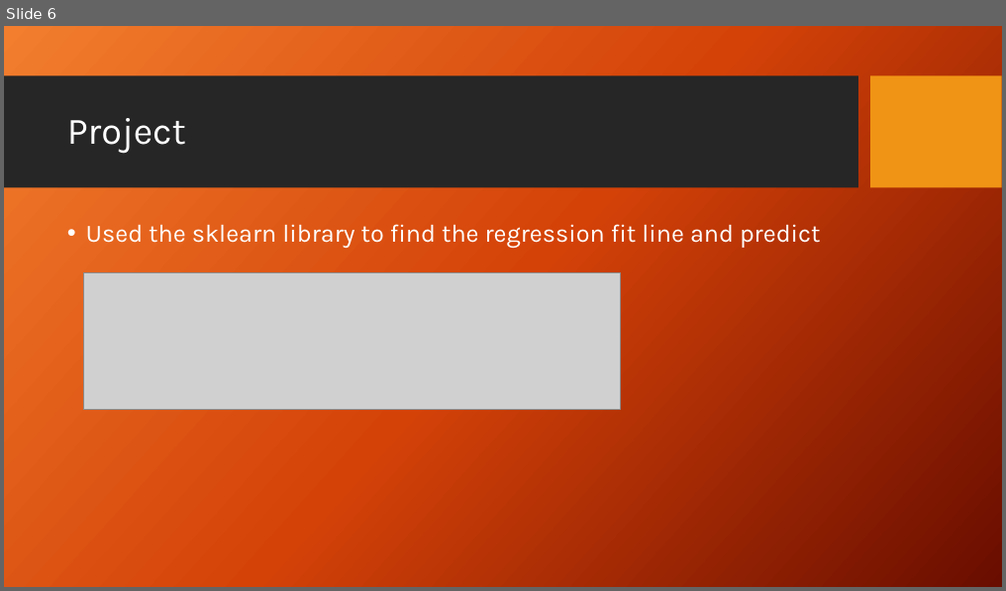
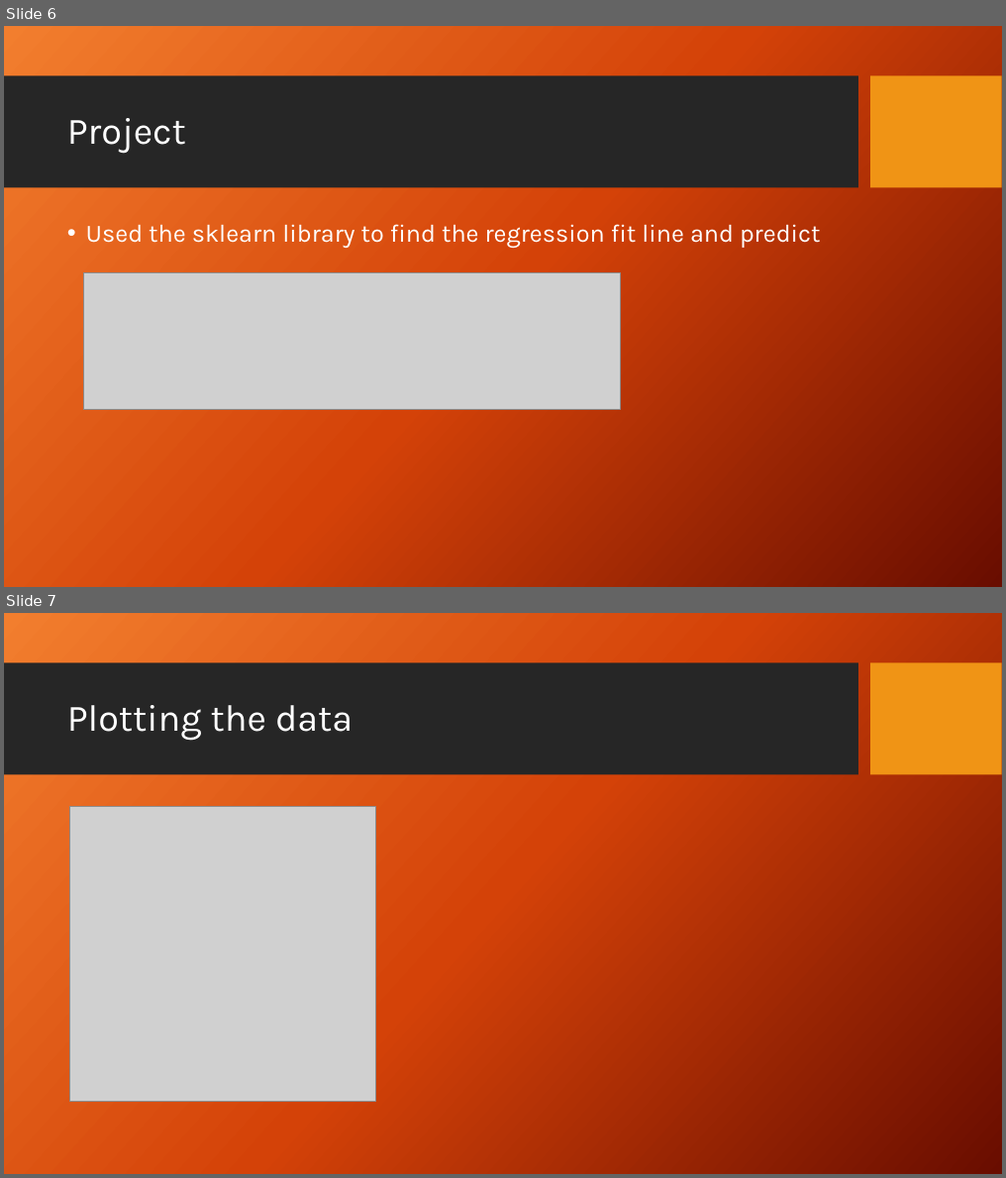
Before and after one commit to subhay389/Machine-Learning, a slide deck: MLproject/MLpresentation.pptx. Shown one above the other, each under a label of ours: slide 6 before the commit, slides 6 and 7 after it. The pictures are 1006x591 and 1006x1178 pixels, drawn with LibreOffice and Linux fonts; fonts in the diff are those of the drawing; grey boxes stand for pictures; background and template pictures are left out. Boxes give left, top, right and bottom in pixels: in the first picture for what was removed or moved away, otherwise in the second. Text is boxed around its words. In the diff, an @@ line names an element or a change of style, - is before the commit and + after.

```diff
--- a/MLproject/MLpresentation.pptx
+++ b/MLproject/MLpresentation.pptx
@@ slide 7 added at bbox=[4, 613, 1002, 1174], background picture (left out); not listed: 2 template elements that a slide beside it also shows @@
@@ title added at bbox=[67, 705, 352, 740], 36 pt, text #FFFFFF @@
+Plotting the data
@@ picture added at bbox=[70, 807, 376, 1102] @@
```
Also in this commit, not shown: 1 slide changed, 2 other slides added, 2 slides removed, 1 other file.
